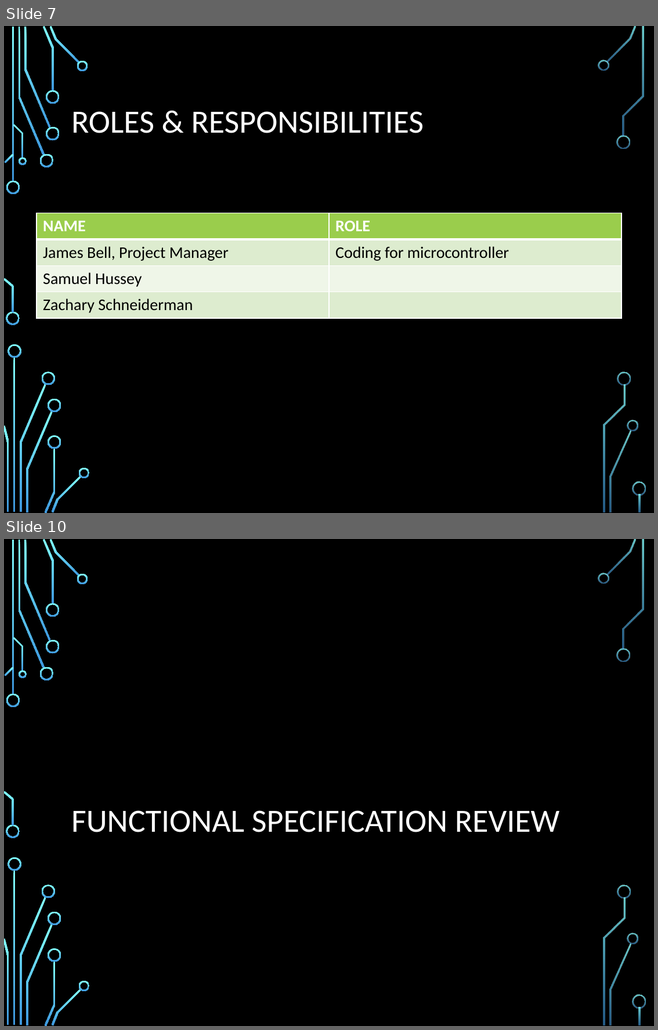
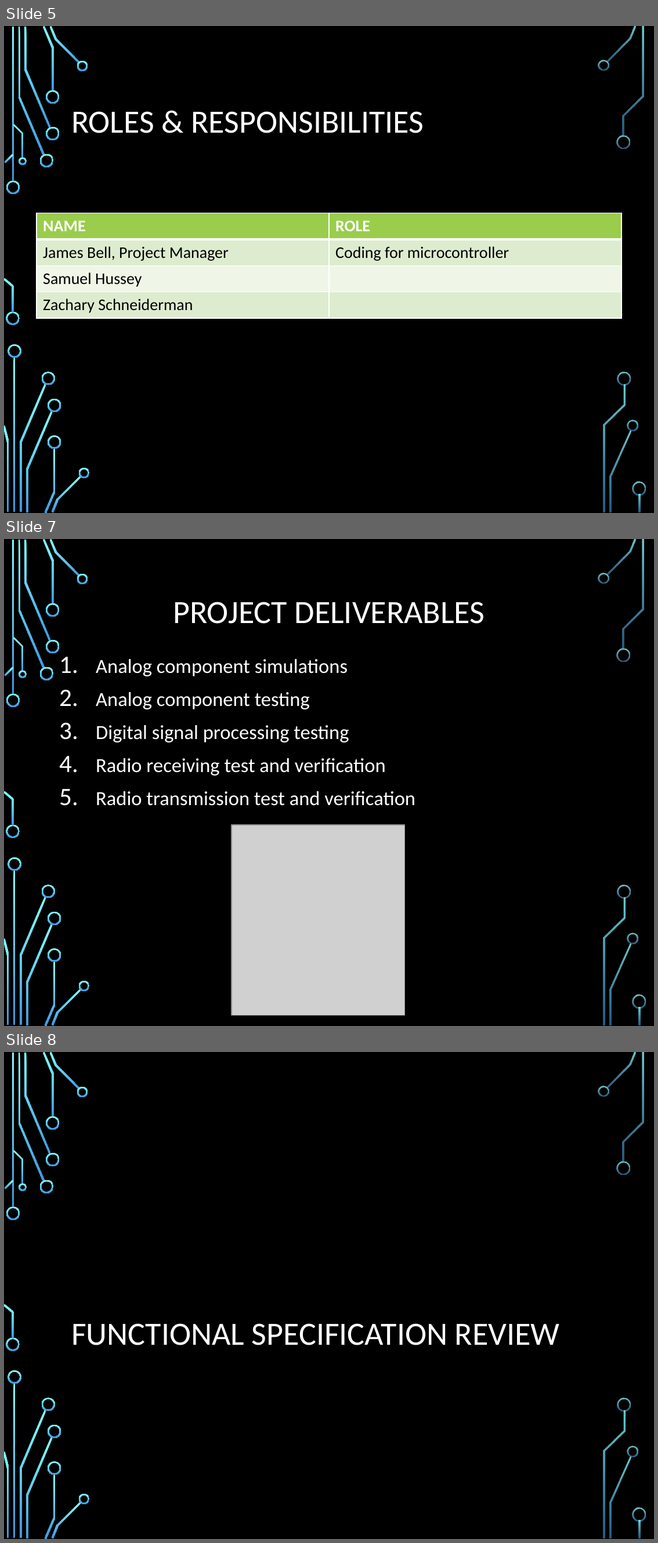
Before and after one commit to ZSchneiderman/SDR-Senior-Design, a slide deck: docs/Team 1.12 SDR Radio IDR.pptx. Shown one above the other, each under a label of ours: slides 7 and 10 before the commit, slides 5, 7 and 8 after it; the slides between them are not shown. The pictures are 658x1030 and 658x1543 pixels, drawn with LibreOffice and Linux fonts; fonts in the diff are those of the drawing; grey boxes stand for pictures; background and template pictures are left out. Boxes give left, top, right and bottom in pixels: in the first picture for what was removed or moved away, otherwise in the second. Text is boxed around its words. In the diff, an @@ line names an element or a change of style, - is before the commit and + after.

```diff
--- a/docs/Team 1.12 SDR Radio IDR.pptx
+++ b/docs/Team 1.12 SDR Radio IDR.pptx
@@ slide 7 added at (4, 539, 654, 1026), background picture (left out); not listed: 36 template elements that a slide beside it also shows @@
@@ title added at (173, 602, 485, 624), 36 pt, text #FFFFFF @@
+PROJECT DELIVERABLES
@@ text added at (96, 659, 415, 806), 22.2 pt, text #FFFFFF @@
+1. Analog component simulations
+2. Analog component testing
+3. Digital signal processing testing
+4. Radio receiving test and verification
+5. Radio transmission test and verification
@@ picture added at (231, 825, 405, 1016) @@
@@ what was slide 7 is now slide 5 @@
@@ what was slide 10 is now slide 8 @@
```
Also in this commit, not shown: 12 slides changed, 3 other slides added, 6 slides removed.
